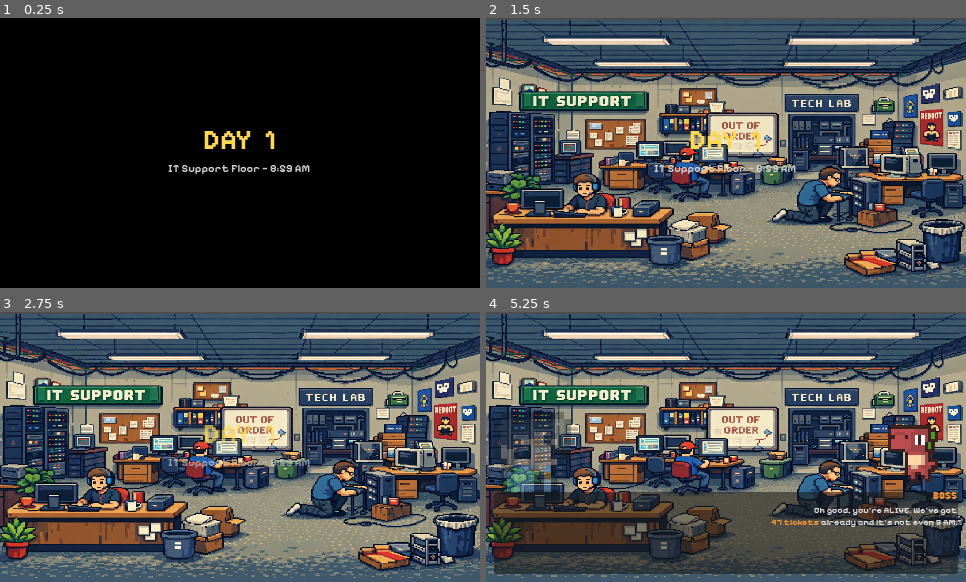
Above: before the commit, frames 1-4 (two rows, left to right).
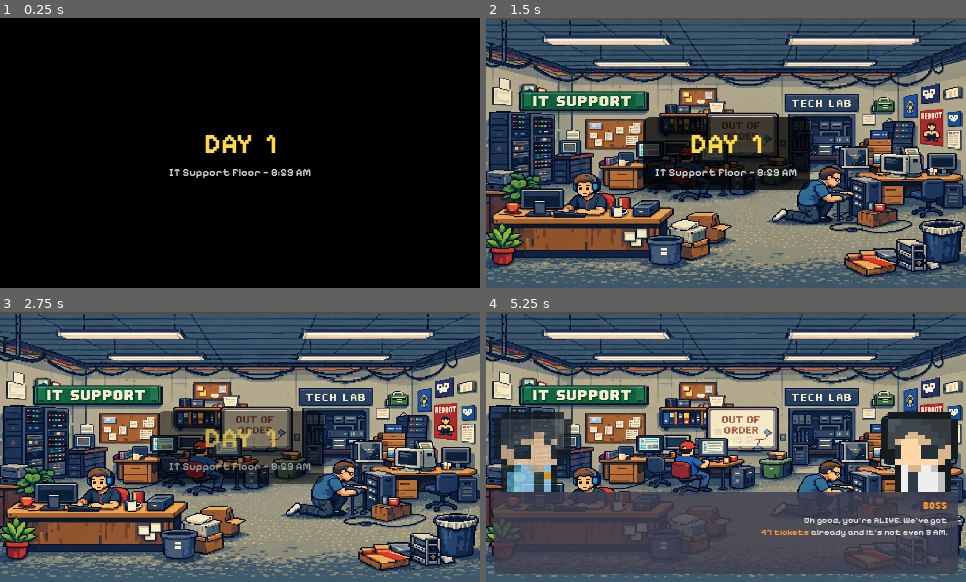
Above: after the commit, the same moments.

Repository: Raikosuu/Full-Tech-Panic_Public
Game: Godot game, scene res://cutscenes/prologue.tscn
Two runs of this game, one before a commit and one after it. Both use one fixed random seed, a clock stepped at 60 frames per second and the inputs below. This scene is started directly instead of the project's main scene.
Inputs (mouse positions are in pixels of both pictures, inside the frame that each line leads up to):
- Up to frame 1 (0.25 s): no input
- Up to frame 2 (1.5 s): tap Enter at 0.5 s; move the mouse to (831, 139) at 0.52 s; hold D (move_right) 0.53-1.25 s; hold E (interact) 0.53-1.25 s; click (831, 139) at 0.67 s; tap Space at 0.77 s; drag from (630, 166) to (702, 207) at 1.27 s
- Up to frame 3 (2.75 s): tap Space at 2 s; move the mouse to (288, 387) at 2.02 s; hold D (move_right) from 2.03 s (still down); tap Z at 2.1 s
- Up to frame 4 (5.25 s): release D (move_right) at 2.75 s; drag from (702, 501) to (582, 406) at 2.77 s; tap Enter at 3.5, 3.6, 5 s; move the mouse to (870, 487) at 3.52 s; hold A (move_left) 3.53-4.25 s; tap Space at 3.77 s; drag from (582, 406) to (654, 379) at 4.27 s; move the mouse to (750, 447) at 5.02 s; hold S (move_down) from 5.03 s (still down); hold E (interact) from 5.03 s (still down); click (750, 447) at 5.17 s

The runs differ from the first frame. In frame 1, 1.3% of the frame differs, in the area x 35-65%, y 41-60%; in frame 2, 8.8%; in frame 3, 8.1%; in frame 4, 23%, in the area x 1-99%, y 37-98%.

Commit message:
graphics optimization for the prologue

Diff:
--- a/cutscenes/prologue.tscn
+++ b/cutscenes/prologue.tscn
@@ -4,6 +4,28 @@
 [ext_resource type="Script" uid="uid://cchqjnahv6a84" path="res://scripts/prologue.gd" id="1_prol"]
 [ext_resource type="Texture2D" uid="uid://du2epxqpgng6e" path="res://assets/IT_bg.png" id="2_30x7o"]
 [ext_resource type="FontFile" uid="uid://castux4fucj02" path="res://assets/fonts/Pixelify_Sans/static/PixelifySans-Bold.ttf" id="2_y30ld"]
+
+[sub_resource type="StyleBoxFlat" id="StyleBoxFlat_le04t"]
+content_margin_left = 12.0
+content_margin_top = 10.0
+content_margin_right = 12.0
+content_margin_bottom = 10.0
+bg_color = Color(0, 0, 0, 0.74300003)
+corner_radius_top_left = 8
+corner_radius_top_right = 8
+corner_radius_bottom_right = 8
+corner_radius_bottom_left = 8
+
+[sub_resource type="StyleBoxFlat" id="StyleBoxFlat_30x7o"]
+content_margin_left = 10.0
+content_margin_top = 10.0
+content_margin_right = 10.0
+content_margin_bottom = 10.0
+bg_color = Color(0.24780053, 0.24780053, 0.3133042, 0.88000005)
+corner_radius_top_left = 6
+corner_radius_top_right = 6
+corner_radius_bottom_right = 6
+corner_radius_bottom_left = 6
 
 [sub_resource type="Animation" id="Animation_30x7o"]
 length = 0.001
@@ -22,70 +44,58 @@
 tracks/1/type = "value"
 tracks/1/imported = false
 tracks/1/enabled = true
-tracks/1/path = NodePath("UI/TitleCard:modulate")
+tracks/1/path = NodePath("UI/DialogueBox:modulate")
 tracks/1/interp = 1
 tracks/1/loop_wrap = true
 tracks/1/keys = {
 "times": PackedFloat32Array(0),
 "transitions": PackedFloat32Array(1),
 "update": 0,
-"values": [Color(1, 1, 1, 1)]
+"values": [Color(1, 1, 1, 0)]
 }
 tracks/2/type = "value"
 tracks/2/imported = false
 tracks/2/enabled = true
-tracks/2/path = NodePath("UI/DialogueBox:modulate")
+tracks/2/path = NodePath("UI/DialogueBox:pivot_offset")
 tracks/2/interp = 1
 tracks/2/loop_wrap = true
 tracks/2/keys = {
 "times": PackedFloat32Array(0),
 "transitions": PackedFloat32Array(1),
 "update": 0,
-"values": [Color(1, 1, 1, 0)]
+"values": [Vector2(0, -80)]
 }
 tracks/3/type = "value"
 tracks/3/imported = false
 tracks/3/enabled = true
-tracks/3/path = NodePath("UI/DialogueBox:pivot_offset")
+tracks/3/path = NodePath("UI/DialogueBox:scale")
 tracks/3/interp = 1
 tracks/3/loop_wrap = true
 tracks/3/keys = {
 "times": PackedFloat32Array(0),
 "transitions": PackedFloat32Array(1),
 "update": 0,
-"values": [Vector2(0, -80)]
+"values": [Vector2(1, 1)]
 }
 tracks/4/type = "value"
 tracks/4/imported = false
 tracks/4/enabled = true
-tracks/4/path = NodePath("UI/DialogueBox:scale")
+tracks/4/path = NodePath("UI/PortraitYou:modulate")
 tracks/4/interp = 1
 tracks/4/loop_wrap = true
 tracks/4/keys = {
 "times": PackedFloat32Array(0),
 "transitions": PackedFloat32Array(1),
 "update": 0,
-"values": [Vector2(1, 1)]
+"values": [Color(1, 1, 1, 0)]
 }
 tracks/5/type = "value"
 tracks/5/imported = false
 tracks/5/enabled = true
-tracks/5/path = NodePath("UI/PortraitYou:modulate")
+tracks/5/path = NodePath("UI/PortraitBoss:modulate")
 tracks/5/interp = 1
 tracks/5/loop_wrap = true
 tracks/5/keys = {
-"times": PackedFloat32Array(0),
-"transitions": PackedFloat32Array(1),
-"update": 0,
-"values": [Color(1, 1, 1, 0)]
-}
-tracks/6/type = "value"
-tracks/6/imported = false
-tracks/6/enabled = true
-tracks/6/path = NodePath("UI/PortraitBoss:modulate")
-tracks/6/interp = 1
-tracks/6/loop_wrap = true
-tracks/6/keys = {
 "times": PackedFloat32Array(0),
 "transitions": PackedFloat32Array(1),
 "update": 0,
@@ -143,7 +153,7 @@
 "times": PackedFloat32Array(0, 0.35),
 "transitions": PackedFloat32Array(1, 1),
 "update": 0,
-"values": [Color(1, 1, 1, 0), Color(1, 1, 1, 0.35000002)]
+"values": [Color(1, 1, 1, 0), Color(1, 1, 1, 0.8)]
 }
 tracks/4/type = "value"
 tracks/4/imported = false
@@ -155,7 +165,7 @@
 "times": PackedFloat32Array(0, 0.35),
 "transitions": PackedFloat32Array(1, 1),
 "update": 0,
-"values": [Color(1, 1, 1, 0), Color(1, 1, 1, 0.35000002)]
+"values": [Color(1, 1, 1, 0), Color(1, 1, 1, 0.8)]
 }
 
 [sub_resource type="Animation" id="Animation_0g5x1"]
@@ -173,25 +183,13 @@
 "update": 0,
 "values": [Color(1, 1, 1, 1), Color(1, 1, 1, 1), Color(1, 1, 1, 0)]
 }
-tracks/1/type = "value"
+tracks/1/type = "method"
 tracks/1/imported = false
 tracks/1/enabled = true
-tracks/1/path = NodePath("UI/TitleCard:modulate")
+tracks/1/path = NodePath(".")
 tracks/1/interp = 1
 tracks/1/loop_wrap = true
 tracks/1/keys = {
-"times": PackedFloat32Array(0.5, 2.5, 3.2),
-"transitions": PackedFloat32Array(1, 1, 1),
-"update": 0,
-"values": [Color(1, 1, 1, 1), Color(1, 1, 1, 1), Color(1, 1, 1, 0)]
-}
-tracks/2/type = "method"
-tracks/2/imported = false
-tracks/2/enabled = true
-tracks/2/path = NodePath(".")
-tracks/2/interp = 1
-tracks/2/loop_wrap = true
-tracks/2/keys = {
 "times": PackedFloat32Array(3.5),
 "transitions": PackedFloat32Array(1),
 "values": [{
@@ -199,10 +197,22 @@
 "method": &"show_dialogue"
 }]
 }
+tracks/2/type = "value"
+tracks/2/imported = false
+tracks/2/enabled = true
+tracks/2/path = NodePath("UI/PortraitYou:modulate")
+tracks/2/interp = 1
+tracks/2/loop_wrap = true
+tracks/2/keys = {
+"times": PackedFloat32Array(0, 4.5),
+"transitions": PackedFloat32Array(1, 1),
+"update": 0,
+"values": [Color(1, 1, 1, 0), Color(1, 1, 1, 0)]
+}
 tracks/3/type = "value"
 tracks/3/imported = false
 tracks/3/enabled = true
-tracks/3/path = NodePath("UI/PortraitYou:modulate")
+tracks/3/path = NodePath("UI/PortraitBoss:modulate")
 tracks/3/interp = 1
 tracks/3/loop_wrap = true
 tracks/3/keys = {
@@ -214,14 +224,14 @@
 tracks/4/type = "value"
 tracks/4/imported = false
 tracks/4/enabled = true
-tracks/4/path = NodePath("UI/PortraitBoss:modulate")
+tracks/4/path = NodePath("UI/TitlePanel:modulate")
 tracks/4/interp = 1
 tracks/4/loop_wrap = true
 tracks/4/keys = {
-"times": PackedFloat32Array(0, 4.5),
-"transitions": PackedFloat32Array(1, 1),
-"update": 0,
-"values": [Color(1, 1, 1, 0), Color(1, 1, 1, 0)]
+"times": PackedFloat32Array(0.5, 2.5, 3.2),
+"transitions": PackedFloat32Array(1, 1, 1),
+"update": 0,
+"values": [Color(1, 1, 1, 1), Color(1, 1, 1, 1), Color(1, 1, 1, 0)]
 }
 
 [sub_resource type="Animation" id="Animation_y30ld"]
@@ -334,20 +344,24 @@
 grow_vertical = 2
 color = Color(0, 0, 0, 1)
 
-[node name="TitleCard" type="VBoxContainer" parent="UI" unique_id=1307462113]
+[node name="TitlePanel" type="PanelContainer" parent="UI" unique_id=292225116]
 anchors_preset = 8
 anchor_left = 0.5
 anchor_top = 0.5
 anchor_right = 0.5
 anchor_bottom = 0.5
-offset_left = -120.0
-offset_top = -30.0
-offset_right = 120.0
-offset_bottom = 30.0
+offset_left = -71.5
+offset_top = -26.5
+offset_right = 71.5
+offset_bottom = 26.5
 grow_horizontal = 2
 grow_vertical = 2
-
-[node name="DayLabel" type="Label" parent="UI/TitleCard" unique_id=1222712008]
+theme_override_styles/panel = SubResource("StyleBoxFlat_le04t")
+
+[node name="TitleCard" type="VBoxContainer" parent="UI/TitlePanel" unique_id=1307462113]
+layout_mode = 2
+
+[node name="DayLabel" type="Label" parent="UI/TitlePanel/TitleCard" unique_id=1222712008]
 layout_mode = 2
 theme_override_colors/font_color = Color(1, 0.85, 0.3, 1)
 theme_override_fonts/font = ExtResource("2_y30ld")
@@ -355,7 +369,7 @@
 text = "DAY  1"
 horizontal_alignment = 1
 
-[node name="SubLabel" type="Label" parent="UI/TitleCard" unique_id=1098478011]
+[node name="SubLabel" type="Label" parent="UI/TitlePanel/TitleCard" unique_id=1098478011]
 layout_mode = 2
 theme_override_colors/font_color = Color(0.8, 0.8, 0.8, 1)
 theme_override_fonts/font = ExtResource("2_y30ld")
@@ -374,6 +388,7 @@
 offset_right = -8.0
 offset_bottom = -8.0
 pivot_offset = Vector2(0, -80)
+theme_override_styles/panel = SubResource("StyleBoxFlat_30x7o")
 
 [node name="VBox" type="VBoxContainer" parent="UI/DialogueBox" unique_id=1388399799]
 layout_mode = 2
--- a/scripts/prologue.gd
+++ b/scripts/prologue.gd
@@ -62,7 +62,7 @@
 # ── Node references ───────────────────────────────────────────────────────────
 @onready var anim:           AnimationPlayer = $AnimationPlayer
 @onready var backdrop:       ColorRect       = $UI/Backdrop
-@onready var title_card:     VBoxContainer   = $UI/TitleCard
+@onready var title_card:     Node            = $UI/TitlePanel
 @onready var dialogue_box:   PanelContainer  = $UI/DialogueBox
 @onready var speaker_name:   Label           = $UI/DialogueBox/VBox/SpeakerName
 @onready var dialogue_text:  RichTextLabel   = $UI/DialogueBox/VBox/DialogueText
@@ -72,7 +72,7 @@
 
 # ── Constants ─────────────────────────────────────────────────────────────────
 const ALPHA_ACTIVE:   float = 1.0
-const ALPHA_INACTIVE: float = 0.35
+const ALPHA_INACTIVE: float = 0.8
 const TWEEN_SPEED:    float = 0.25
 
 # ── State ─────────────────────────────────────────────────────────────────────
Binary file changed: assets/portraits/portrait_boss.png
